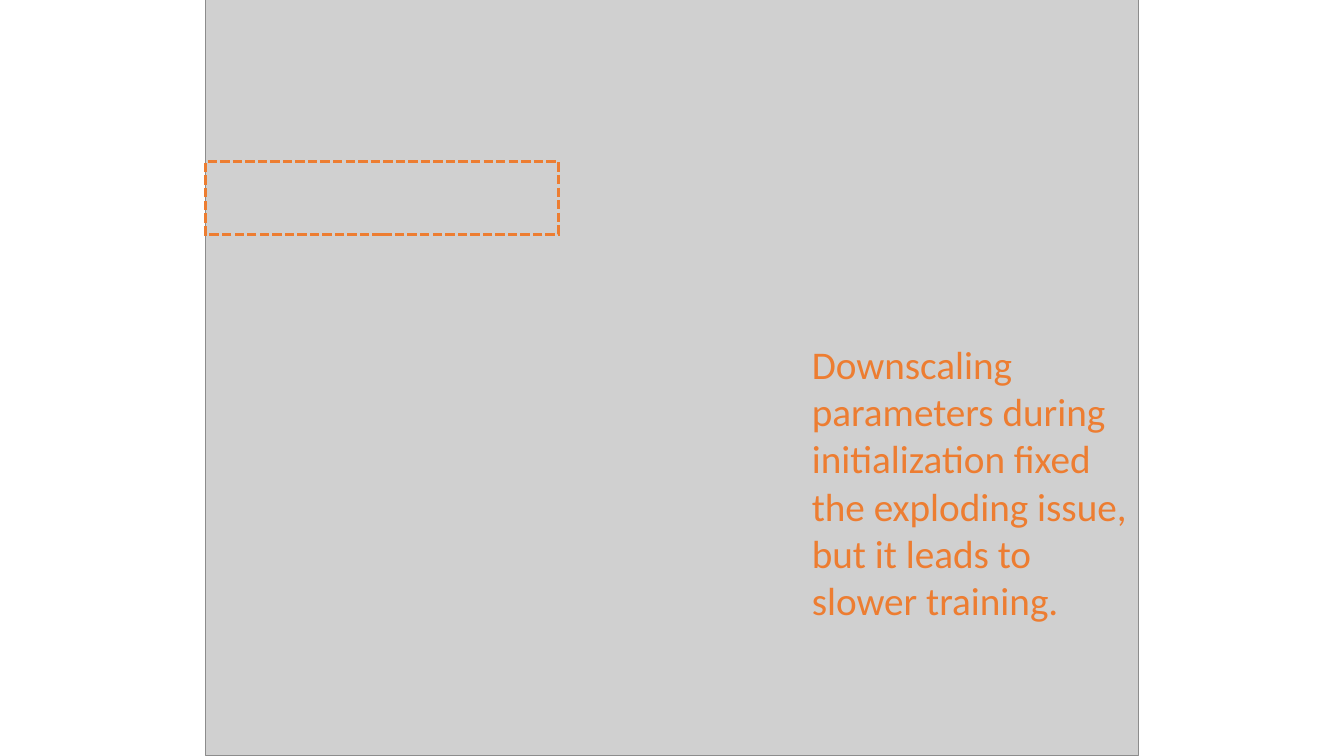
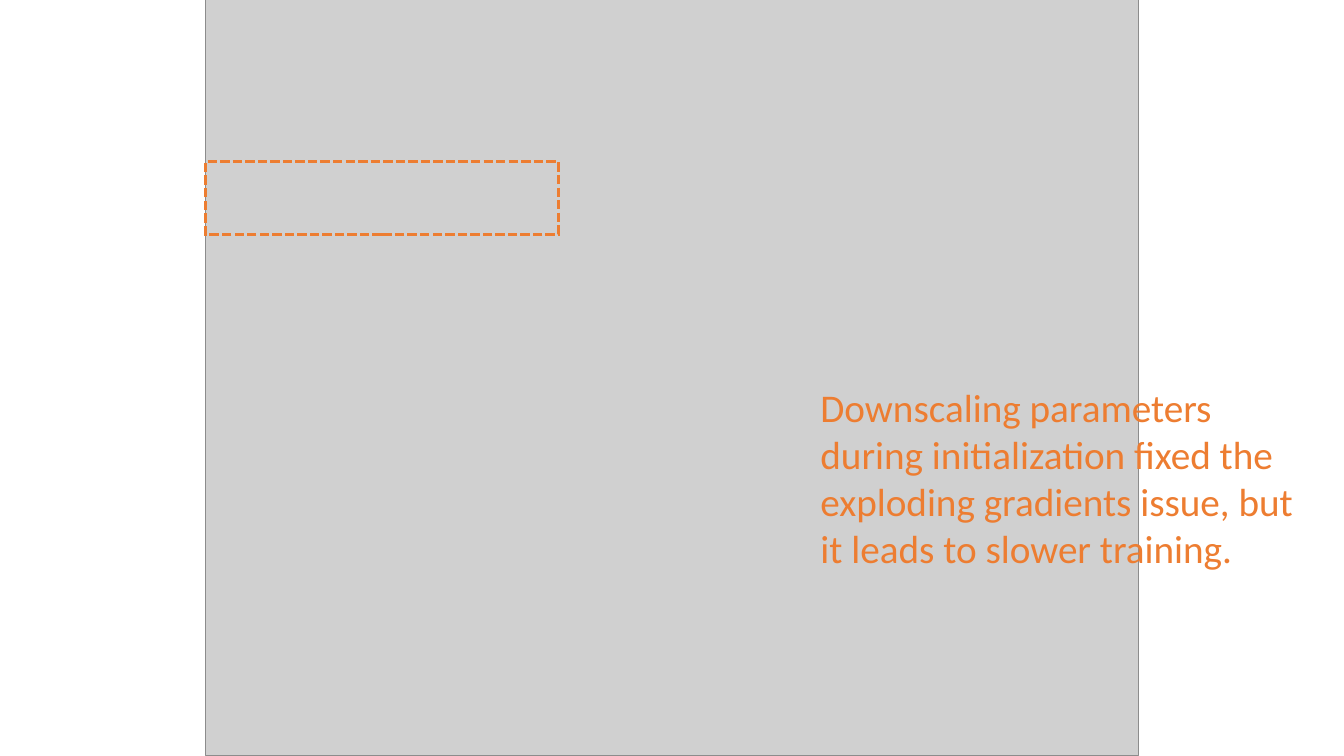
Before and after one commit to matthieudemari/SUTD_DL_50_039, a slide deck: slide 41 of W2/1. W2S1 final/W2S1.pptx. Drawn at 1344x756 pixels with LibreOffice and Linux fonts; fonts in the diff are those of the drawing; grey boxes stand for pictures. Boxes give left, top, right and bottom in pixels: in the first picture for what was removed or moved away, otherwise in the second. Text is boxed around its words. In the diff, an @@ line names an element or a change of style, - is before the commit and + after.

```diff
--- a/W2/1. W2S1 final/W2S1.pptx
+++ b/W2/1. W2S1 final/W2S1.pptx
@@ text at [820,389,1293,573]: text changed @@
-Downscaling parameters during initialization fixed the exploding issue, but it leads to slower training.
+Downscaling parameters during initialization fixed the exploding gradients issue, but it leads to slower training.
```
Also in this commit, not shown: 15 other slides changed, 6 other files.
